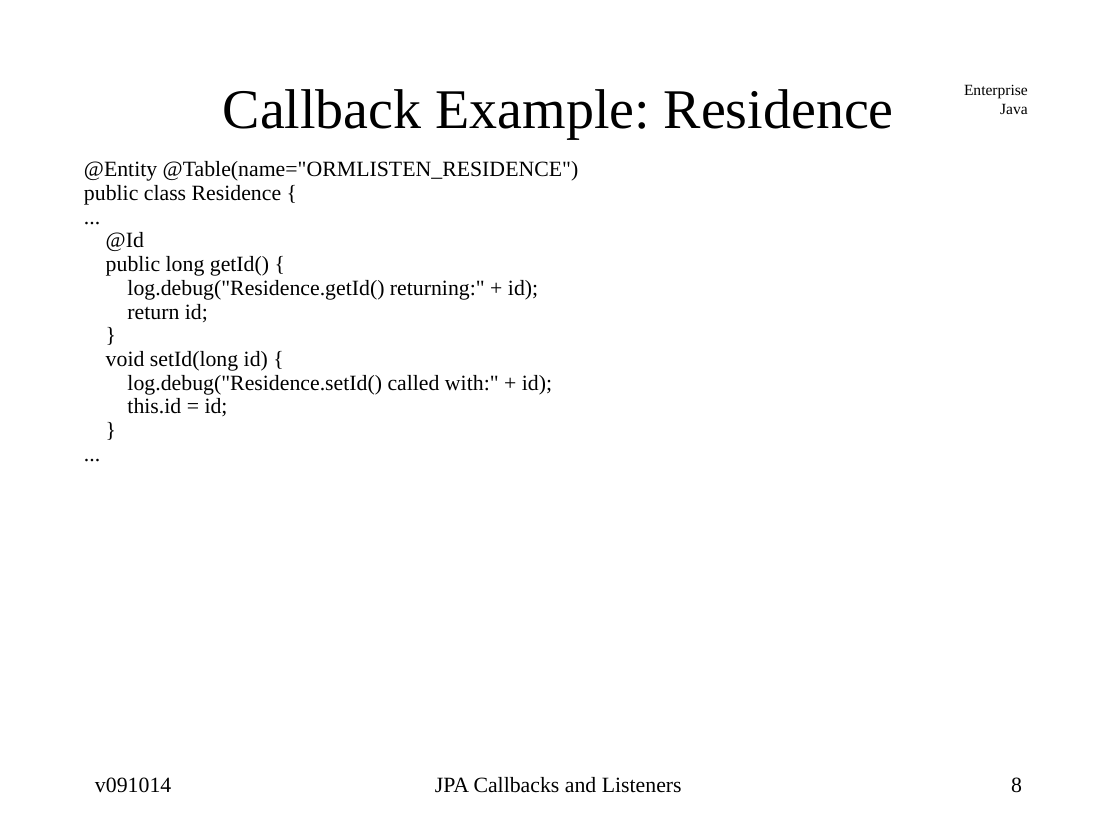
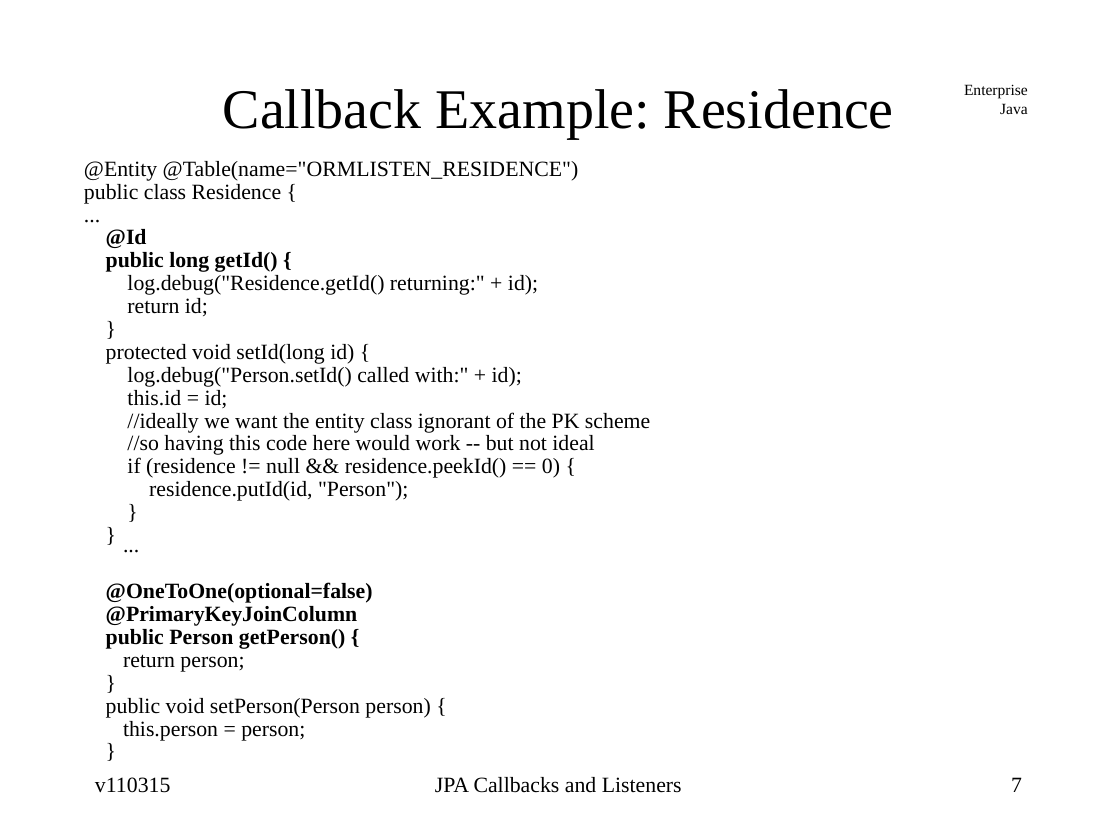
Before and after one commit to jcstaff/ejava-javaee, a slide deck: slide 7 of ormListeners/src/site/resources/lectures/ormListeners.ppt (slide 8 before the commit). Drawn at 1120x840 pixels with LibreOffice and Linux fonts; fonts in the diff are those of the drawing. Boxes give left, top, right and bottom in pixels: in the first picture for what was removed or moved away, otherwise in the second. Text is boxed around its words. In the diff, an @@ line names an element or a change of style, - is before the commit and + after.

```diff
--- a/ormListeners/src/site/resources/lectures/ormListeners.ppt
+++ b/ormListeners/src/site/resources/lectures/ormListeners.ppt
@@ text at (84,161,579,408): bold on in "@Id", "public long getId() {"; line spacing 0.43 to 0.4 @@
@@ text at (106,344,522,387): text changed @@
-void setId(long id) {
-log.debug("Residence.setId() called with:" + id);
+protected void setId(long id) {
+log.debug("Person.setId() called with:" + id);
@@ text at (127,412,650,501): paragraphs added @@
+//ideally we want the entity class ignorant of the PK scheme
+//so having this code here would work -- but not ideal
+if (residence != null && residence.peekId() == 0) {
+residence.putId(id, "Person");
@@ text at (106,582,430,718): text changed @@
-...
+}
+...
+@OneToOne(optional=false)
+@PrimaryKeyJoinColumn
+public Person getPerson() {
+return person;
+}
+public void setPerson(Person person) {
+this.person = person;
+}
@@ text at (95,777,171,793): text changed @@
-v091014
+v110315
@@ page number at (1011,777,1022,792): text changed @@
-8
+7
```
Also in this commit, not shown: 21 other slides changed, 15 slides added, 18 other files.
